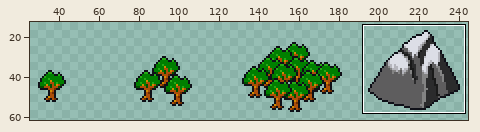
Two versions of one sprite sheet, main/maps/widgets.png. Above, an overview of the earlier version with the close-up marked.
Close-up. Before:
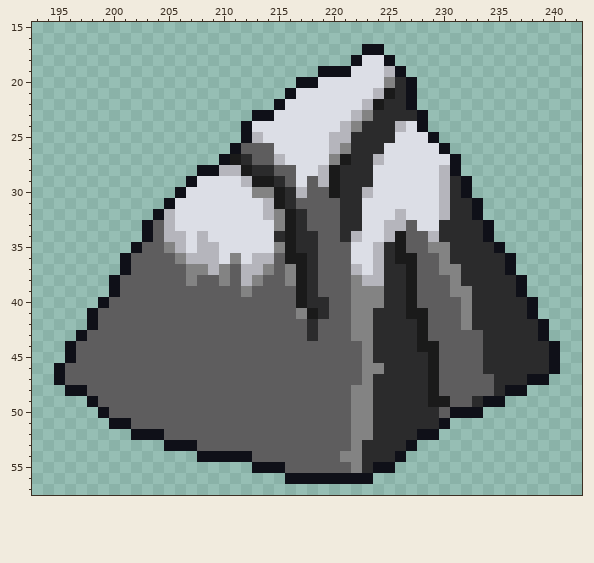
The file is 248x62 pixels. Shown: x 193..242, y 15..57. The wide view leaves out empty margins.
New version:
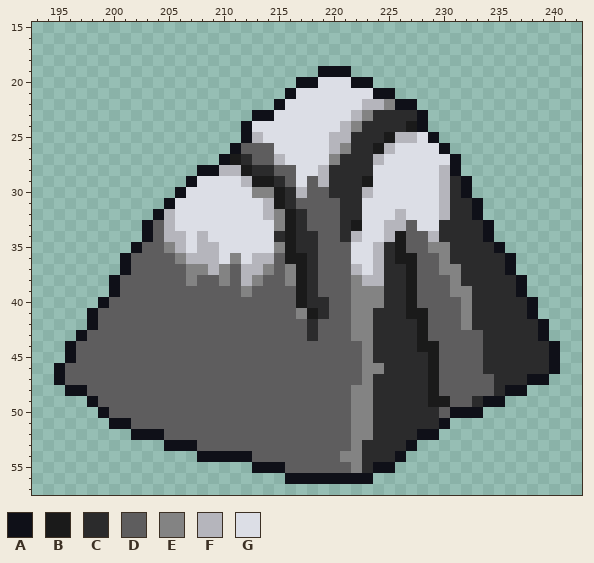
Palette (. is transparent): A #0f1018  B #1a1a1a  C #2b2b2c  D #5e5d5e  E #838383  F #b5b5bc  G #dcdee6
Changes in this commit:
@@ x 218..229 @@
 16 ............
-17 .....AA.....
-18 ....AGGA....
-19 .AAAGGGFA...
-20 AGGGGGGECA..
-21 GGGGGGFBCA..
-22 GGGGGFBCCA..
+17 ............
+18 ............
+19 .AAA........
+20 AGGGAA......
+21 GGGGGGAA....
+22 GGGGGFFEAA..
 23 GGGGFECCCCA.
-24 GGGFECCCFGA.
-25 GGFFCCCCGGGA
-26 GGFECCCGGGGG
-27 GGEBCCFGGGGG
-28 GFBCCCGGGGGG
-29 DFBCCCGGGGGG
-30 DDBCCFGGGGGG
+24 GGGFECCCCBA.
+25 GGFFCCCBFFGA
+26 GGFECCBFGGGG
+27 GGECCCFGGGGG
+28 GFCCCCGGGGGG
+29 DFCCCBGGGGGG
+30 DDCCCFGGGGGG
 31 DDDCCGGGGGGG
 32 DDDCCGGGFGGG
-33 DDDCCGGFFDGG
+33 DDDCBGGFFDGG
 34 CDDCFGGFBDDF
Pixel boxes of the changes (left, top, right, bottom) in both close-ups:
changed: (329, 44, 417, 231)
